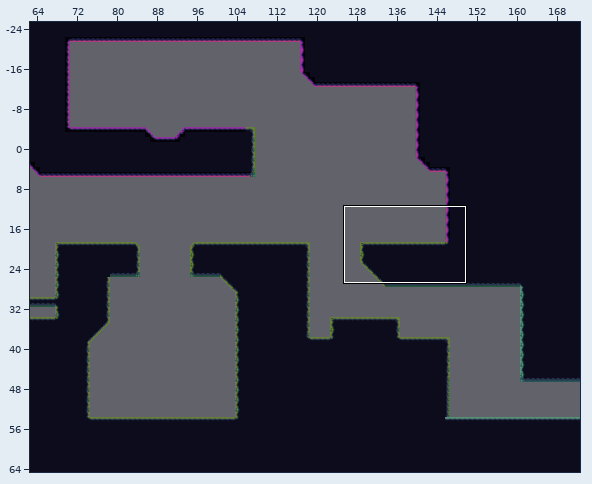
Two versions of a level (Tiled map, UnityProject/CaseFileDream/Assets/CaseFileDream/TileSets/Tiled/Level01/Level01.tmx). The first picture is a wide view before the edit; the outline marks the close-up.
Close-up. Before:
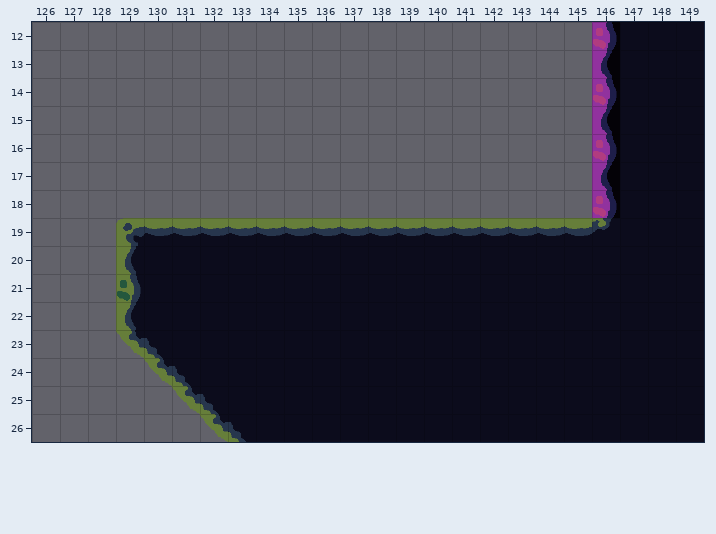
Cells are 32x32 px. Shown: x 126..149, y 12..26. The commit also changed other parts of the map, which this record leaves out.
Now the later version:
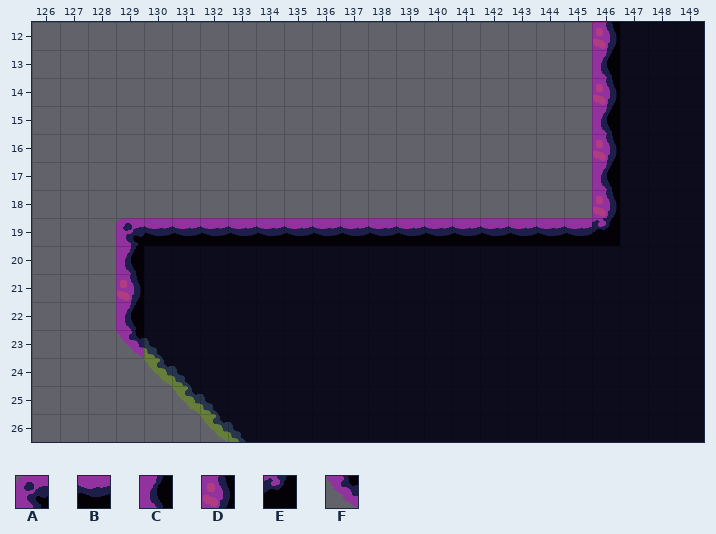
Key: from "MossOverlay": A 0, B 1, C 8, D 16, E 41, F 48.
_ is an empty cell.
Diff:
{"where": "layer \"Purple overlay\""}
{"y":19,"x":129,"old":"__________________","new":"ABBBBBBBBBBBBBBBBE"}
{"y":20,"x":129,"old":"_","new":"C"}
{"y":21,"x":129,"old":"_","new":"D"}
{"y":22,"x":129,"old":"_","new":"C"}
{"y":23,"x":129,"old":"_","new":"F"}
